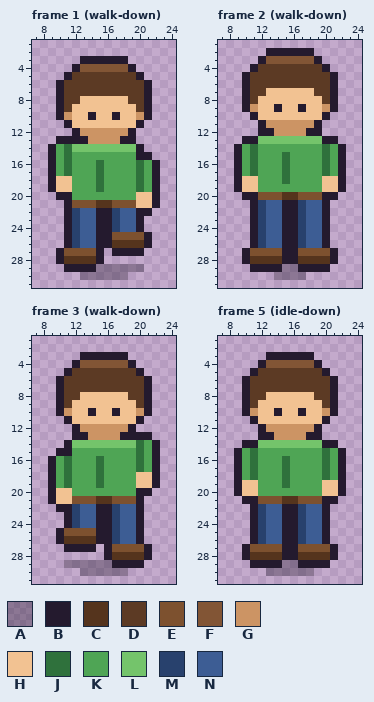
Edited in one commit: pixel-art file (assets/aseprite/actor_hero.aseprite). Above is the file before it was changed.
32x32 pixels, 36 frames. Shown: frame 1 (walk-down): x 7..24, y 1..31; frame 2 (walk-down): x 7..24, y 1..31; frame 3 (walk-down): x 7..24, y 1..31; frame 5 (idle-down): x 7..24, y 1..31. The commit also changed other frames, which this record leaves out.
Visible layers, top first: "actor", "shadow".
Palette (. is transparent): A #241a2e5a  B #241a2e  C #55341d  D #5c3a24  E #7d512f  F #825535  G #cc9464  H #f2c292  J #2f713c  K #4fa555  L #74c46b  M #28416d  N #3d5d94
Pixels before, frame 1 (walk-down), first column x 9:
 3 ....BBBBBB....
 4 ...BFFFFFFB...
 5 ..BDDDDDDDDB..
 6 .BDDDDDDDDDDB.
 7 .BDDDDDDDDDDB.
 8 .BDDHHHHHHDDB.
 9 .BDHHHHHHHHDB.
10 .BGHHBHHBHHGB.
11 ..BHHHHHHHHB..
12 ...BGGGGGGB...
13 .BBBBGGGGBB...
14 BKJLLLLLLLLB..
15 BKJKKKKKKKKBB.
16 BKJKKKJKKKKJKB
17 BKJKKKJKKKKJKB
18 BHHKKKJKKKKJKB
19 BHHKKKJKKKKJKB
20 .BBKKKKKKKKHHB
21 ..BEEECCEEEHHB
22 ..BMNNBBMNNBB.
23 ..BMNNBBMNNB..
24 ..BMNNBBMNNB..
25 ..BMNNBBEEEEB.
26 ..BMNNBBCCCCB.
27 .BEEEEB.BBBB..
28 .BCCCCB.......
29 ..BBBBAAAAAA..
30 ....AAAAAA....
Pixels before, frame 2 (walk-down), first column x 9:
 2 ....BBBBBB....
 3 ...BFFFFFFB...
 4 ..BDDDDDDDDB..
 5 .BDDDDDDDDDDB.
 6 .BDDDDDDDDDDB.
 7 .BDDHHHHHHDDB.
 8 .BDHHHHHHHHDB.
 9 .BGHHBHHBHHGB.
10 ..BHHHHHHHHB..
11 ...BGGGGGGB...
12 ...BBGGGGBB...
13 .BBLLLLLLLLBB.
14 BKJKKKKKKKKJKB
15 BKJKKKJKKKKJKB
16 BKJKKKJKKKKJKB
17 BKJKKKJKKKKJKB
18 BHHKKKJKKKKHHB
19 BHHKKKKKKKKHHB
20 .BBEEECCEEEBB.
21 ..BMNNBBMNNB..
22 ..BMNNBBMNNB..
23 ..BMNNBBMNNB..
24 ..BMNNBBMNNB..
25 ..BMNNBBMNNB..
26 ..BMNNBBMNNB..
27 .BEEEEBBEEEEB.
28 .BCCCCBBCCCCB.
29 ..BBBBAABBBB..
30 .....AAAA.....
Pixels before, frame 3 (walk-down), first column x 9:
 3 ....BBBBBB....
 4 ...BFFFFFFB...
 5 ..BDDDDDDDDB..
 6 .BDDDDDDDDDDB.
 7 .BDDDDDDDDDDB.
 8 .BDDHHHHHHDDB.
 9 .BDHHHHHHHHDB.
10 .BGHHBHHBHHGB.
11 ..BHHHHHHHHB..
12 ...BGGGGGGB...
13 ...BBGGGGBBBB.
14 ..BLLLLLLLLJKB
15 .BBKKKKKKKKJKB
16 BKJKKKJKKKKJKB
17 BKJKKKJKKKKJKB
18 BKJKKKJKKKKHHB
19 BKJKKKJKKKKHHB
20 BHHKKKKKKKKBB.
21 BHHEEECCEEEB..
22 .BBMNNBBMNNB..
23 ..BMNNBBMNNB..
24 ..BMNNBBMNNB..
25 .BEEEEBBMNNB..
26 .BCCCCBBMNNB..
27 ..BBBB.BEEEEB.
28 .......BCCCCB.
29 ..AAAAAABBBB..
30 ....AAAAAA....
Pixels before, frame 5 (idle-down), first column x 9:
 3 ....BBBBBB....
 4 ...BFFFFFFB...
 5 ..BDDDDDDDDB..
 6 .BDDDDDDDDDDB.
 7 .BDDDDDDDDDDB.
 8 .BDDHHHHHHDDB.
 9 .BDHHHHHHHHDB.
10 .BGHHBHHBHHGB.
11 ..BHHHHHHHHB..
12 ...BGGGGGGB...
13 ...BBGGGGBB...
14 .BBLLLLLLLLBB.
15 BKJKKKKKKKKJKB
16 BKJKKKJKKKKJKB
17 BKJKKKJKKKKJKB
18 BKJKKKJKKKKJKB
19 BHHKKKJKKKKHHB
20 BHHKKKKKKKKHHB
21 .BBEEECCEEEBB.
22 ..BMNNBBMNNB..
23 ..BMNNBBMNNB..
24 ..BMNNBBMNNB..
25 ..BMNNBBMNNB..
26 ..BMNNBBMNNB..
27 .BEEEEBBEEEEB.
28 .BCCCCBBCCCCB.
29 ..BBBBAABBBB..
30 ....AAAAAA....
After:
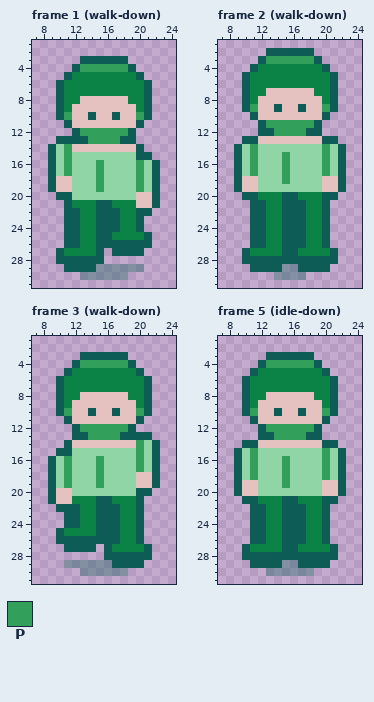
Colours new in this view: P #329f5b
The edit:
Colour A changes from #241a2e5a to #0d5d565a.
Colour B changes from #241a2e to #0d5d56.
Colour D changes from #5c3a24 to #0c8346.
Colour H changes from #f2c292 to #e5c2c0.
Colour K changes from #4fa555 to #8fd5a6.
Frame 1 (walk-down), layer "actor":
Colour B replaces colour C in row 21 at x 15 to 16; in row 26 at x 17 to 20; in row 28 at x 11 to 14.
Colour B replaces colour M in rows 22 to 24 at x 12 and 17; in rows 25 to 26 at x 12.
Colour D replaces colour E in row 21 at x 12 to 14 and 17 to 19; in row 25 at x 17 to 20; in row 27 at x 11 to 14.
Colour D replaces colour N in rows 22 to 24 at x 13 to 14 and 18 to 19; in rows 25 to 26 at x 13 to 14.
Colour H replaces colour L in row 14 at x 12 to 19.
Colour P replaces colour F in row 4 at x 13 to 18.
Colour P replaces colour G in row 10 at x 11 and 20; in row 12 at x 13 to 18; in row 13 at x 14 to 17.
Colour P replaces colour J in rows 14 to 15 at x 11; in rows 16 to 17 at x 11, 15 and 20; in rows 18 to 19 at x 15 and 20.
Frame 2 (walk-down), layer "actor":
Colour B replaces colour C in row 20 at x 15 to 16; in row 28 at x 11 to 14 and 17 to 20.
Colour B replaces colour M in rows 21 to 26 at x 12 and 17.
Colour D replaces colour E in row 20 at x 12 to 14 and 17 to 19; in row 27 at x 11 to 14 and 17 to 20.
Colour D replaces colour N in rows 21 to 26 at x 13 to 14 and 18 to 19.
Colour H replaces colour L in row 13 at x 12 to 19.
Colour P replaces colour F in row 3 at x 13 to 18.
Colour P replaces colour G in row 9 at x 11 and 20; in row 11 at x 13 to 18; in row 12 at x 14 to 17.
Colour P replaces colour J in row 14 at x 11 and 20; in rows 15 to 17 at x 11, 15 and 20; in row 18 at x 15.
Frame 3 (walk-down), layer "actor":
Colour B replaces colour C in row 21 at x 15 to 16; in row 26 at x 11 to 14; in row 28 at x 17 to 20.
Colour B replaces colour M in rows 22 to 24 at x 12 and 17; in rows 25 to 26 at x 17.
Colour D replaces colour E in row 21 at x 12 to 14 and 17 to 19; in row 25 at x 11 to 14; in row 27 at x 17 to 20.
Colour D replaces colour N in rows 22 to 24 at x 13 to 14 and 18 to 19; in rows 25 to 26 at x 18 to 19.
Colour H replaces colour L in row 14 at x 12 to 19.
Colour P replaces colour F in row 4 at x 13 to 18.
Colour P replaces colour G in row 10 at x 11 and 20; in row 12 at x 13 to 18; in row 13 at x 14 to 17.
Colour P replaces colour J in rows 14 to 15 at x 20; in rows 16 to 17 at x 11, 15 and 20; in rows 18 to 19 at x 11 and 15.
Frame 5 (idle-down), layer "actor":
Colour B replaces colour C in row 21 at x 15 to 16; in row 28 at x 11 to 14 and 17 to 20.
Colour B replaces colour M in rows 22 to 26 at x 12 and 17.
Colour D replaces colour E in row 21 at x 12 to 14 and 17 to 19; in row 27 at x 11 to 14 and 17 to 20.
Colour D replaces colour N in rows 22 to 26 at x 13 to 14 and 18 to 19.
Colour H replaces colour L in row 14 at x 12 to 19.
Colour P replaces colour F in row 4 at x 13 to 18.
Colour P replaces colour G in row 10 at x 11 and 20; in row 12 at x 13 to 18; in row 13 at x 14 to 17.
Colour P replaces colour J in row 15 at x 11 and 20; in rows 16 to 18 at x 11, 15 and 20; in row 19 at x 15.
